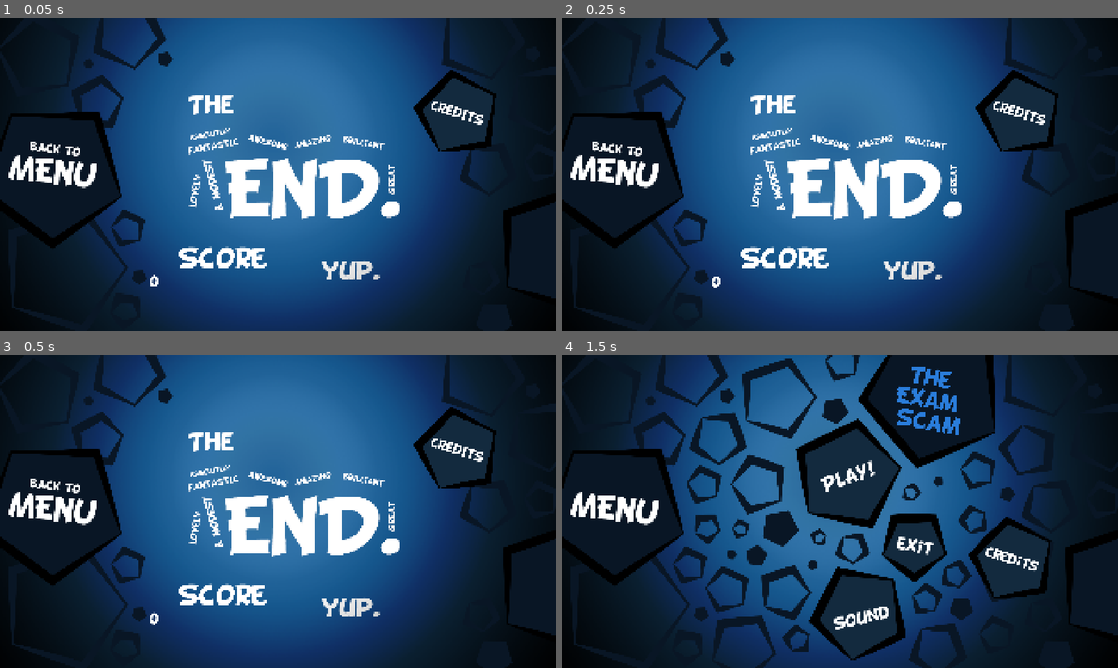
Above: before the commit, frames 1-4 (two rows, left to right).
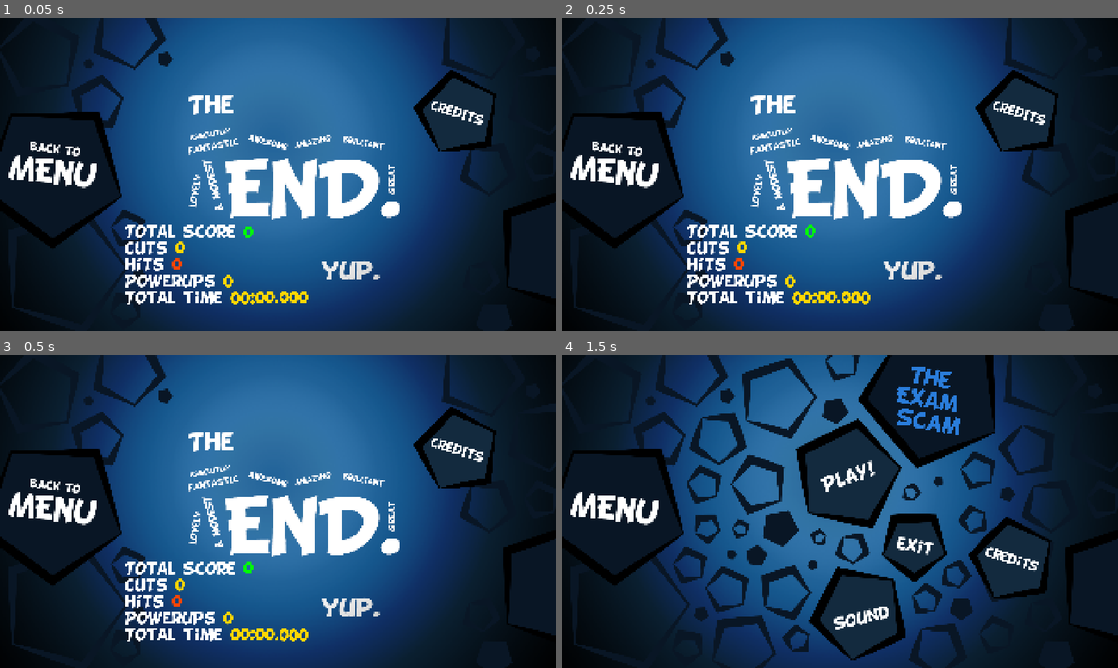
Above: after the commit, the same moments.

Repository: Trickylady/The-Exam-Scam
Game: Godot game, scene res://scenes/youwin.tscn
Two runs of this game, one before a commit and one after it. Both use one fixed random seed, a clock stepped at 60 frames per second and the inputs below. This scene is started directly instead of the project's main scene.
Inputs (mouse positions are in pixels of both pictures, inside the frame that each line leads up to):
- Up to frame 1 (0.05 s): no input
- Up to frame 2 (0.25 s): no input
- Up to frame 3 (0.5 s): no input
- Up to frame 4 (1.5 s): tap Enter at 0.5 s; move the mouse to (962, 495) at 0.52 s; hold A (boost_speed) 0.53-1.25 s; click (962, 495) at 0.67 s; click (617, 511) at 1.25 s

The runs differ from the first frame. In frame 1, 2.7% of the frame differs, in the area x 22-56%, y 66-92%; in frame 2, 2.7%; in frame 3, 2.7%; in frame 4, nothing differs.

Commit message:
score global updated

Diff:
--- a/instances/score_recap.gd
+++ b/instances/score_recap.gd
@@ -6,4 +6,15 @@
 
 
 func _populate() -> void:
-	$lb_score.text = "[wave]%s[/wave]" % Mng.stats.get_global_scores()
+	var text: String
+	text = "Total score %s" % stat_value(Mng.stats.get_global_scores(), Color.GREEN)
+	text += "\nCuts %s" % stat_value(Mng.stats.get_total_cuts())
+	text += "\nHits %s" % stat_value(Mng.stats.get_total_hits(), Color.ORANGE_RED)
+	text += "\nPowerups %s" % stat_value(Mng.stats.get_total_powerups())
+	text += "\nTotal time %s" % stat_value(GameStats.t_msec_to_string(Mng.stats.get_total_time()))
+	$lb_score.text = text
+
+
+func stat_value(value: Variant, col: Color = Color.GOLD, text_size: int = 50) -> String:
+	var col_hex: String = col.to_html(false)
+	return "[color=%s][font_size=%s][wave]%s[/wave][/font_size][/color]" % [col_hex, text_size, value]
--- a/instances/score_recap.tscn
+++ b/instances/score_recap.tscn
@@ -4,17 +4,18 @@
 [ext_resource type="Script" uid="uid://ddcuog6o0eg2s" path="res://instances/score_recap.gd" id="2_2s2aw"]
 
 [sub_resource type="LabelSettings" id="LabelSettings_o7hyq"]
-font_size = 80
+font_size = 50
 
 [node name="score_recap" type="VBoxContainer"]
-offset_right = 506.0
+offset_right = 681.0
 offset_bottom = 158.0
 theme = ExtResource("1_4qb0p")
 script = ExtResource("2_2s2aw")
 
 [node name="lb" type="Label" parent="."]
+visible = false
 layout_mode = 2
-text = "Score"
+text = "Final Score"
 label_settings = SubResource("LabelSettings_o7hyq")
 horizontal_alignment = 1
 
@@ -22,5 +23,10 @@
 layout_mode = 2
 size_flags_horizontal = 3
 bbcode_enabled = true
-text = "[wave]210901[/wave]"
+text = "Total
+Cuts
+Hits
+Powerups
+Total"
 fit_content = true
+autowrap_mode = 0
--- a/scenes/youlose.tscn
+++ b/scenes/youlose.tscn
@@ -34,9 +34,9 @@
 
 [node name="score_recap" parent="." instance=ExtResource("4_udcgi")]
 layout_mode = 0
-offset_left = 516.0
-offset_top = 791.0
-offset_right = 1022.0
-offset_bottom = 949.0
+offset_left = 429.0
+offset_top = 711.0
+offset_right = 1047.0
+offset_bottom = 981.0
 
 [connection signal="pressed" from="btn_go_to_menu" to="." method="_on_btn_go_to_menu_pressed"]
--- a/scenes/youwin.tscn
+++ b/scenes/youwin.tscn
@@ -29,13 +29,6 @@
 texture = ExtResource("2_k6oso")
 metadata/_edit_lock_ = true
 
-[node name="score_recap" parent="." instance=ExtResource("4_wovw3")]
-layout_mode = 0
-offset_left = 516.0
-offset_top = 791.0
-offset_right = 1022.0
-offset_bottom = 949.0
-
 [node name="btn_go_to_menu" type="Button" parent="."]
 layout_mode = 0
 offset_left = 10.0
@@ -46,6 +39,7 @@
 
 [node name="btn_credits" type="TextureButton" parent="."]
 self_modulate = Color(0.0745098, 0.164706, 0.243137, 1)
+layout_mode = 0
 offset_left = 1476.0
 offset_top = 151.0
 offset_right = 1771.0
@@ -71,5 +65,11 @@
 visible = false
 layout_mode = 1
 
+[node name="score_recap" parent="." instance=ExtResource("4_wovw3")]
+offset_left = 429.0
+offset_top = 711.0
+offset_right = 1047.0
+offset_bottom = 981.0
+
 [connection signal="pressed" from="btn_go_to_menu" to="." method="_on_btn_go_to_menu_pressed"]
 [connection signal="pressed" from="btn_credits" to="." method="_on_btn_credits_pressed"]
